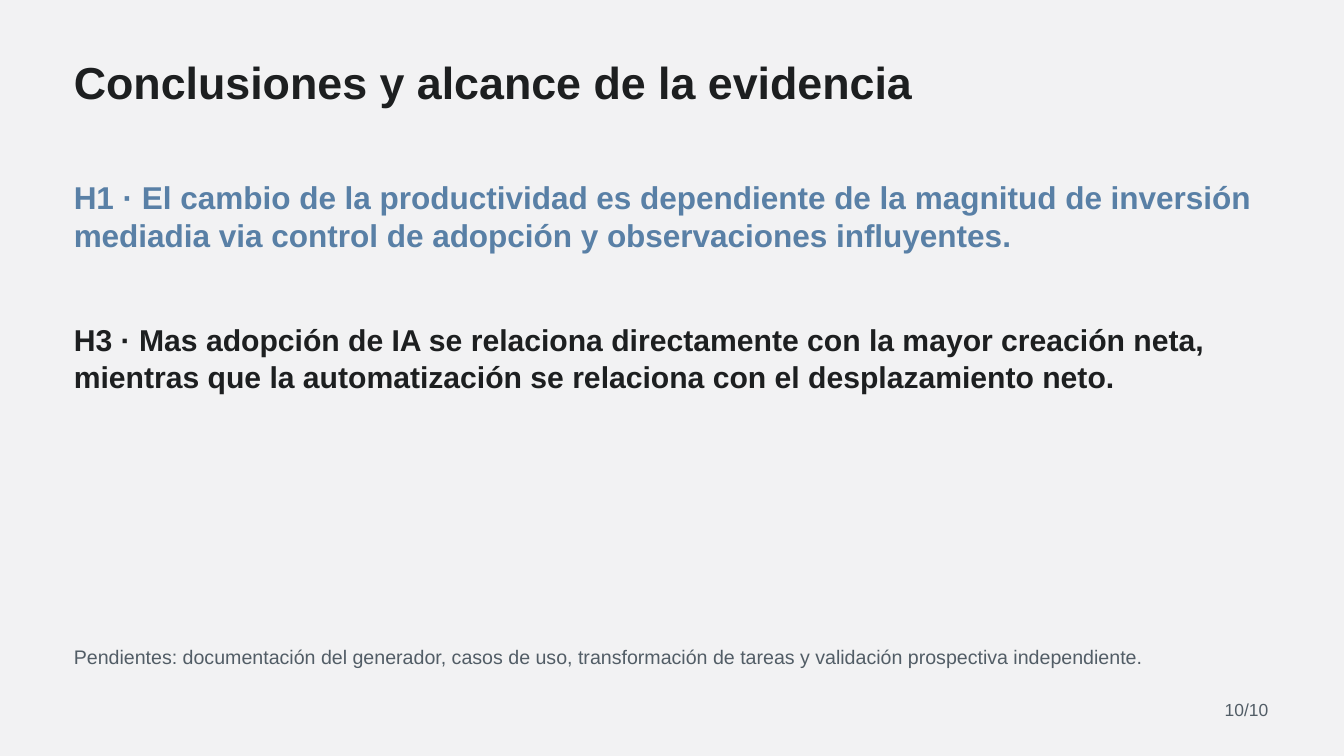
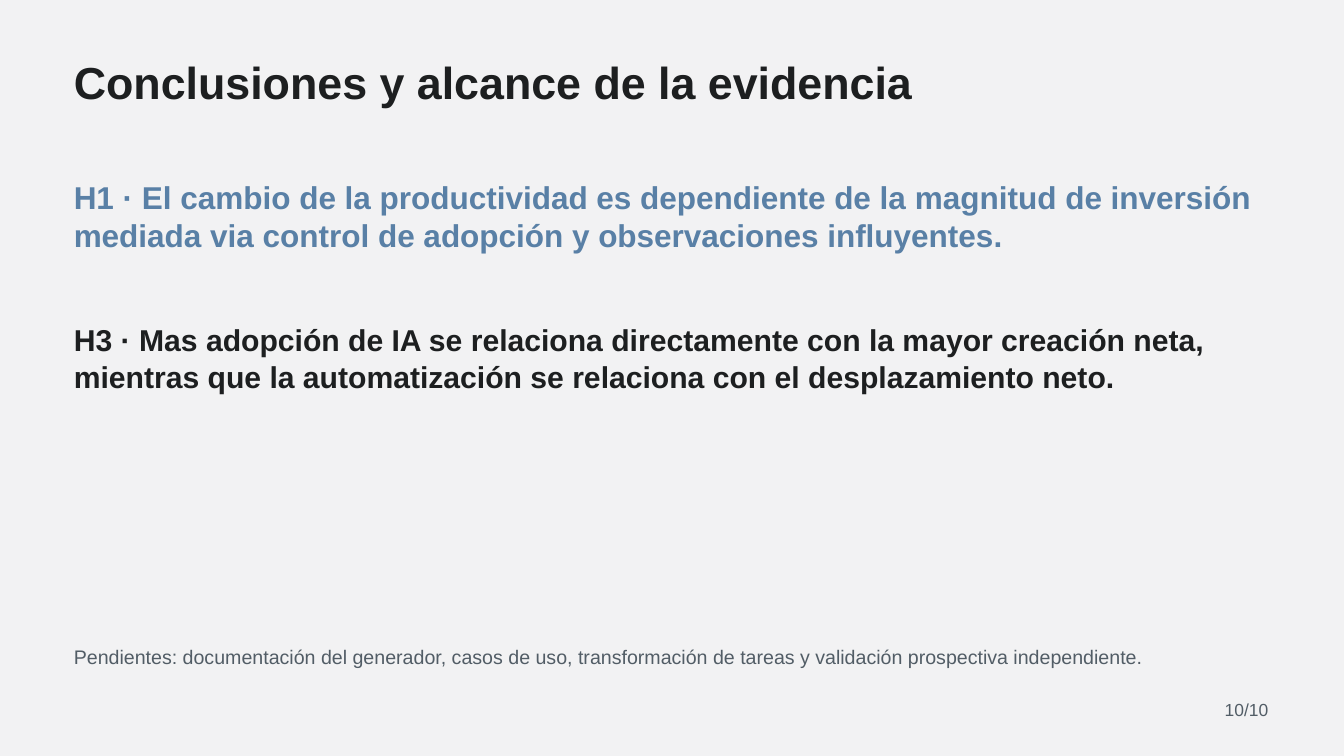
Before and after one commit to Ericsig/DiploDatos, a slide deck: slide 10 of deck/IA_en_las_empresas_presentation_v2.pptx. Drawn at 1344x756 pixels with LibreOffice and Linux fonts; fonts in the diff are those of the drawing. Boxes give left, top, right and bottom in pixels: in the first picture for what was removed or moved away, otherwise in the second. Text is boxed around its words. In the diff, an @@ line names an element or a change of style, - is before the commit and + after.

```diff
--- a/deck/IA_en_las_empresas_presentation_v2.pptx
+++ b/deck/IA_en_las_empresas_presentation_v2.pptx
@@ text at (x1=74, y1=186, x2=1251, y2=253): text changed @@
-H1 · El cambio de la productividad es dependiente de la magnitud de inversión mediadia via control de adopción y observaciones influyentes.
+H1 · El cambio de la productividad es dependiente de la magnitud de inversión mediada via control de adopción y observaciones influyentes.
```
Also in this commit, not shown: 1 other slide changed, 1 other file.
